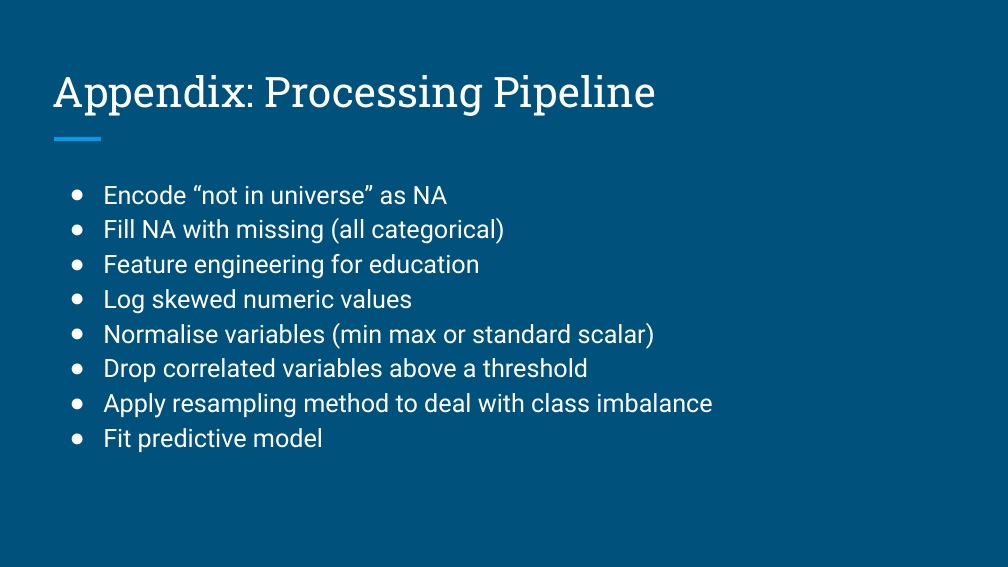
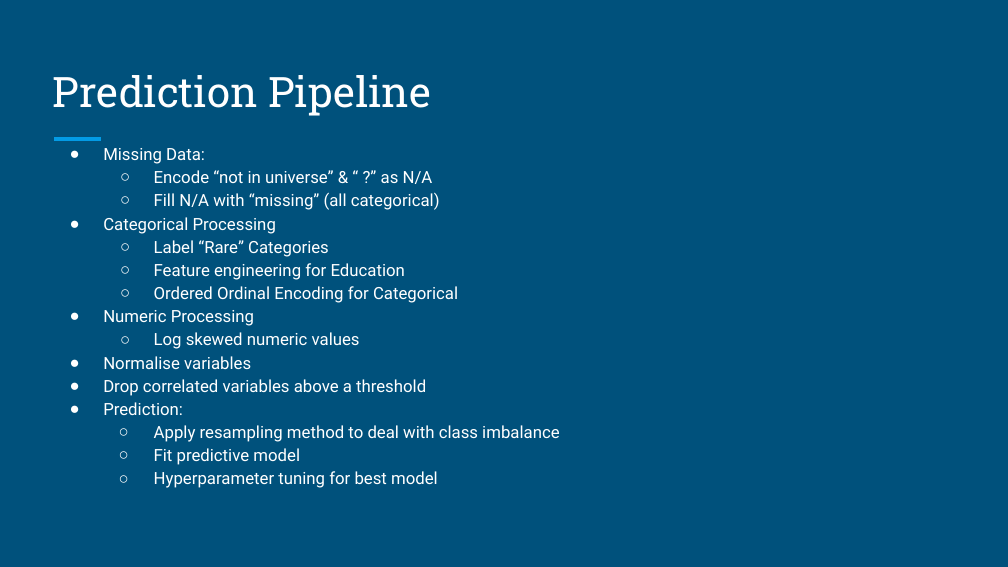
Before and after one commit to matthewgalloway/salary_predictions, a slide deck: slide 7 of Presentation.pptx (slide 11 before the commit). Drawn at 1008x567 pixels with LibreOffice and Linux fonts; fonts in the diff are those of the drawing. Boxes give left, top, right and bottom in pixels: in the first picture for what was removed or moved away, otherwise in the second. Text is boxed around its words. In the diff, an @@ line names an element or a change of style, - is before the commit and + after.

```diff
--- a/Presentation.pptx
+++ b/Presentation.pptx
@@ title at <box>53,75,431,116</box>: text changed @@
-Appendix: Processing Pipeline
+Prediction Pipeline
@@ text at <box>103,148,559,465</box>: paragraph added @@
+  ○ Hyperparameter tuning for best model
@@ text "Missing Data:": place and size @@
-text "Missing Data:" at <box>103,185,712,452</box>
+text "Missing Data:" at <box>103,148,559,465</box>
@@ text at <box>103,148,458,326</box>: text changed; size 18 to 12 pt @@
-● Encode “not in universe” as NA
-● Fill NA with missing (all categorical)
-● Feature engineering for education
+● Missing Data:
+  ○ Encode “not in universe” & “ ?” as N/A
+  ○ Fill N/A with “missing” (all categorical)
+● Categorical Processing
+  ○ Label “Rare” Categories
+  ○ Feature engineering for Education
+  ○ Ordered Ordinal Encoding for Categorical
+● Numeric Processing
@@ text at <box>103,356,251,369</box>: text changed; size 18 to 12 pt @@
-● Normalise variables (min max or standard scalar)
+● Normalise variables
@@ text at <box>103,332,559,465</box>: size 18 to 12 pt in "Log skewed numeric values", "Drop correlated variables above a threshold", "Apply resampling method to deal with class ...", "Fit predictive model"; bullet ● to ○; list level 1 to 2 in "Log skewed numeric values"; list level 1 to 2 in "Apply resampling method to deal ..."; list level 1 to 2 in "Fit predictive model" @@
@@ text at <box>103,402,183,415</box>: paragraph added @@
+● Prediction:
```
Also in this commit, not shown: 4 other slides changed, 6 slides added, 6 slides removed, 5 other files.
